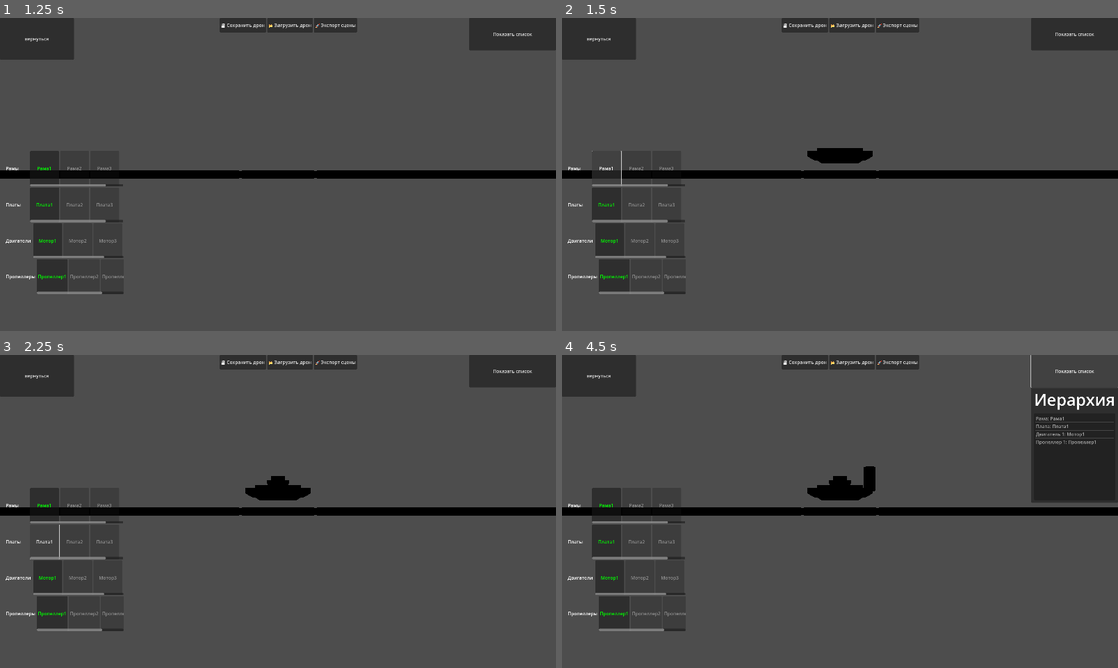
Above: before the commit, frames 1-4 (two rows, left to right).
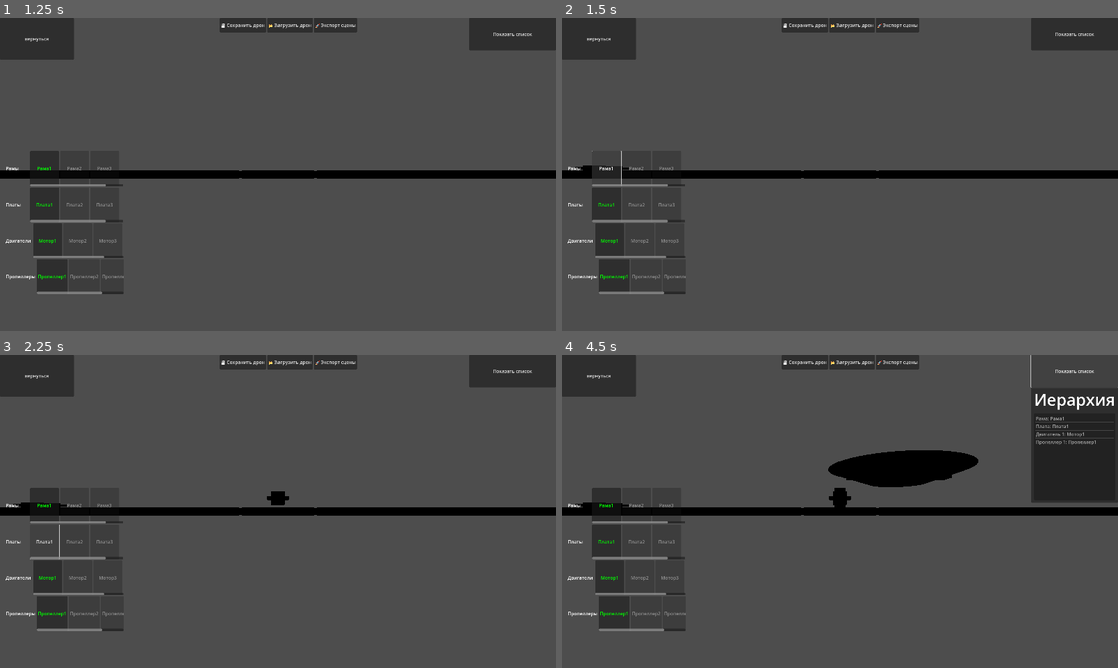
Above: after the commit, the same moments.

Repository: zxcGhoul228-ez/GodotDrone
Game: Godot game, scene res://main_scene.tscn
Two runs of this game, one before a commit and one after it. Both use one fixed random seed, a clock stepped at 60 frames per second and the inputs below.
Inputs:
- Up to frame 1 (1.25 s): click "Сборка дрона" at 0.5 s
- Up to frame 2 (1.5 s): click "Рама1" at 1.25 s
- Up to frame 3 (2.25 s): click "Плата1" at 2 s
- Up to frame 4 (4.5 s): click "Мотор1" at 2.75 s; click "Пропеллер1" at 3.5 s; click "Показать список" at 4.25 s

Frame 1 is identical in both runs. In frame 2, 0.6% of the frame differs, in the area x 2-56%, y 41-49%; in frame 3, 0.6%; in frame 4, 2.8%, in the area x 2-75%, y 30-49%.

Commit message:
меню создания дрона сделал

Diff:
--- a/create_drone/create_dron.gd
+++ b/create_drone/create_dron.gd
@@ -1,4 +1,3 @@
-
 extends Node3D
 
 # Ссылки на узлы
@@ -87,6 +86,13 @@
 
 # Для перетаскивания после создания кнопкой
 var component_created_by_button = null
+
+# Задержка для корректного позиционирования
+const DRAG_DELAY = 0.05
+
+# Границы перемещения (как у сетки)
+const BOUNDS_MIN = Vector3(-5, 0, -5)
+const BOUNDS_MAX = Vector3(5, 3, 5)
 
 @onready var camera_pivot = $CameraPivot
 @onready var camera = $CameraPivot/Camera3D
@@ -539,6 +545,20 @@
 
 	line_mesh.mesh = immediate_mesh
 	add_child(line_mesh)
+
+# Функция для проверки границ
+func is_position_within_bounds(position: Vector3) -> bool:
+	return (position.x >= BOUNDS_MIN.x and position.x <= BOUNDS_MAX.x and
+			position.y >= BOUNDS_MIN.y and position.y <= BOUNDS_MAX.y and
+			position.z >= BOUNDS_MIN.z and position.z <= BOUNDS_MAX.z)
+
+# Функция для ограничения позиции в пределах границ
+func clamp_position(position: Vector3) -> Vector3:
+	return Vector3(
+		clamp(position.x, BOUNDS_MIN.x, BOUNDS_MAX.x),
+		clamp(position.y, BOUNDS_MIN.y, BOUNDS_MAX.y),
+		clamp(position.z, BOUNDS_MIN.z, BOUNDS_MAX.z)
+	)
 
 func save_drone():
 	if not is_drone_complete():
@@ -888,6 +908,25 @@
 	if event is InputEventMouseMotion and is_dragging_component and dragged_component:
 		update_component_dragging(event.position)
 
+# Функция для центрирования мыши на элементе
+func center_mouse_on_component(component):
+	if not component or not is_instance_valid(component):
+		return
+
+	var viewport = get_viewport()
+	var camera = $CameraPivot/Camera3D
+
+	# Получаем позицию компонента в экранных координатах
+	var screen_pos = camera.unproject_position(component.global_position)
+
+	# Устанавливаем позицию мыши точно в центр компонента
+	Input.warp_mouse(screen_pos)
+
+	# Обновляем last_mouse_pos для корректной работы перетаскивания
+	last_mouse_pos = screen_pos
+
+	print("Мышь центрирована на компоненте: ", get_component_name(component), " позиция: ", screen_pos)
+
 # Обработка выбора в списке компонентов (для перетаскивания)
 func _on_component_list_item_selected(index: int):
 	var item_text = component_list.get_item_text(index)
@@ -916,6 +955,7 @@
 			if not drone_frame:
 				add_frame()
 				if drone_frame:
+					# Для списка используем текущую позицию мыши, а не центрирование
 					start_component_dragging(drone_frame, mouse_position)
 		"board":
 			if not drone_board and drone_frame:
@@ -926,12 +966,14 @@
 			if drone_frame and motors.size() < 4:
 				add_motor()
 				if motors.size() > 0:
-					start_component_dragging(motors[motors.size() - 1], mouse_position)
+					var new_motor = motors[motors.size() - 1]
+					start_component_dragging(new_motor, mouse_position)
 		"propeller":
 			if motors.size() > 0 and propellers.size() < motors.size():
 				add_propeller()
 				if propellers.size() > 0:
-					start_component_dragging(propellers[propellers.size() - 1], mouse_position)
+					var new_propeller = propellers[propellers.size() - 1]
+					start_component_dragging(new_propeller, mouse_position)
 
 	is_dragging_from_list = false
 	component_to_create_from_list = null
@@ -1036,42 +1078,20 @@
 	var from = camera.project_ray_origin(mouse_position)
 	var ray_dir = camera.project_ray_normal(mouse_position)
 
+	# Используем плоскость на уровне компонента (без поднятия)
 	var drag_plane = Plane(Vector3.UP, component.global_position.y)
 	var intersection = drag_plane.intersects_ray(from, from + ray_dir * 1000)
 
 	if intersection:
 		drag_offset = component.global_position - intersection
-
-	# Поднимаем компонент для визуального эффекта
-	component.global_position.y += 0.2
+	else:
+		# Если не нашли пересечение, используем нулевое смещение
+		drag_offset = Vector3.ZERO
 
 	print("🚀 Начато перетаскивание: ", get_component_name(component))
 
 # Обновляем позицию при перетаскивании
-func update_component_dragging(mouse_position):
-	if not dragged_component or not is_instance_valid(dragged_component):
-		stop_component_dragging()
-		return
-
-	var camera = $CameraPivot/Camera3D
-	var from = camera.project_ray_origin(mouse_position)
-	var ray_dir = camera.project_ray_normal(mouse_position)
-
-	var drag_plane = Plane(Vector3.UP, original_component_position.y + 0.2)
-	var intersection = drag_plane.intersects_ray(from, from + ray_dir * 1000)
-
-	if intersection:
-		var new_position = intersection + drag_offset
-		var delta = new_position - dragged_component.global_position
-		dragged_component.global_position = new_position
-
-		# Перемещаем дочерние компоненты
-		for child in child_offsets:
-			if is_instance_valid(child):
-				child.global_position += delta
-
-		# Автоматическая привязка
-		auto_snap_to_frame()
+
 
 # Автоматическая привязка к раме
 func auto_snap_to_frame():
@@ -1335,6 +1355,9 @@
 	else:
 		print("Неверный индекс пропеллера: ", index)
 
+
+# ... (весь предыдущий код остается без изменений до функций создания компонентов)
+
 func add_frame():
 	if not Global.is_component_available("frame", current_frame_type):
 		print("Рама '", current_frame_type, "' не доступна! Купите в магазине.")
@@ -1345,14 +1368,18 @@
 		if frame_prefab:
 			var new_frame = frame_prefab.instantiate()
 			components_container.add_child(new_frame)
-			new_frame.position = Vector3(0, 0.5, 0)
+
+			# Устанавливаем позицию под курсором без ограничений
+			var mouse_pos = get_viewport().get_mouse_position()
+			var world_pos = screen_to_world_position_unbounded(mouse_pos)
+			new_frame.position = world_pos
+
 			drone_frame = new_frame
 			print("Рама создана, тип: ", current_frame_type, " позиция: ", new_frame.position)
 			update_component_list()
 
-			# Начинаем перетаскивание сразу после создания
-			component_created_by_button = drone_frame
-			start_component_dragging(component_created_by_button, get_viewport().get_mouse_position())
+			# Немедленно начинаем перетаскивание
+			start_component_dragging(drone_frame, mouse_pos)
 		else:
 			print("Ошибка: префаб для рамы ", current_frame_type, " не найден!")
 	else:
@@ -1368,14 +1395,18 @@
 		if board_prefab:
 			var new_board = board_prefab.instantiate()
 			components_container.add_child(new_board)
-			new_board.position = drone_frame.position + Vector3(0, 0.2, 0)
+
+			# Устанавливаем позицию под курсором без ограничений
+			var mouse_pos = get_viewport().get_mouse_position()
+			var world_pos = screen_to_world_position_unbounded(mouse_pos)
+			new_board.position = world_pos
+
 			drone_board = new_board
 			print("Плата создана, тип: ", current_board_type, " позиция: ", new_board.position)
 			update_component_list()
 
-			# Начинаем перетаскивание сразу после создания
-			component_created_by_button = drone_board
-			start_component_dragging(component_created_by_button, get_viewport().get_mouse_position())
+			# Немедленно начинаем перетаскивание
+			start_component_dragging(drone_board, mouse_pos)
 		else:
 			print("Ошибка: префаб для платы ", current_board_type, " не найден!")
 	else:
@@ -1392,21 +1423,17 @@
 			var new_motor = motor_prefab.instantiate()
 			components_container.add_child(new_motor)
 
-			var motor_positions = [
-				Vector3(1, 0.2, 1),
-				Vector3(-1, 0.2, 1),
-				Vector3(1, 0.2, -1),
-				Vector3(-1, 0.2, -1)
-			]
-
-			new_motor.position = drone_frame.position + motor_positions[motors.size()]
+			# Устанавливаем позицию под курсором без ограничений
+			var mouse_pos = get_viewport().get_mouse_position()
+			var world_pos = screen_to_world_position_unbounded(mouse_pos)
+			new_motor.position = world_pos
+
 			motors.append(new_motor)
 			print("Двигатель создан, тип: ", current_motor_type, " позиция: ", new_motor.position)
 			update_component_list()
 
-			# Начинаем перетаскивание сразу после создания
-			component_created_by_button = new_motor
-			start_component_dragging(component_created_by_button, get_viewport().get_mouse_position())
+			# Немедленно начинаем перетаскивание
+			start_component_dragging(new_motor, mouse_pos)
 		else:
 			print("Ошибка: префаб для мотора ", current_motor_type, " не найден!")
 	else:
@@ -1423,16 +1450,107 @@
 			var new_propeller = propeller_prefab.instantiate()
 			components_container.add_child(new_propeller)
 
-			var motor_index = propellers.size()
-			new_propeller.position = motors[motor_index].position + Vector3(0, 0.3, 0)
+			# Устанавливаем позицию под курсором без ограничений
+			var mouse_pos = get_viewport().get_mouse_position()
+			var world_pos = screen_to_world_position_unbounded(mouse_pos)
+			new_propeller.position = world_pos
+
 			propellers.append(new_propeller)
 			print("Пропеллер создан, тип: ", current_propeller_type, " позиция: ", new_propeller.position)
 			update_component_list()
 
-			# Начинаем перетаскивание сразу после создания
-			component_created_by_button = new_propeller
-			start_component_dragging(component_created_by_button, get_viewport().get_mouse_position())
+			# Немедленно начинаем перетаскивание
+			start_component_dragging(new_propeller, mouse_pos)
 		else:
 			print("Ошибка: префаб для пропеллера ", current_propeller_type, " не найден!")
 	else:
 		print("Не могу создать пропеллер: ", "нет двигателей" if motors.size() == 0 else "у всех двигателей уже есть пропеллеры")
+
+# Функция для преобразования экранных координат в мировые БЕЗ ограничений
+func screen_to_world_position_unbounded(screen_pos: Vector2) -> Vector3:
+	var camera = $CameraPivot/Camera3D
+	var from = camera.project_ray_origin(screen_pos)
+	var ray_dir = camera.project_ray_normal(screen_pos)
+
+	# Используем плоскость на уровне сетки (y=0.5)
+	var drag_plane = Plane(Vector3.UP, 0.5)
+	var intersection = drag_plane.intersects_ray(from, from + ray_dir * 1000)
+
+	if intersection:
+		return intersection  # Возвращаем позицию без ограничений
+	else:
+		return Vector3(0, 0.5, 0)
+
+# Обновляем функцию перетаскивания для работы с границами
+
+# ... (весь предыдущий код остается без изменений до функции update_component_dragging)
+
+# Обновляем функцию перетаскивания для работы с границами
+func update_component_dragging(mouse_position):
+	if not dragged_component or not is_instance_valid(dragged_component):
+		stop_component_dragging()
+		return
+
+	var camera = $CameraPivot/Camera3D
+	var from = camera.project_ray_origin(mouse_position)
+	var ray_dir = camera.project_ray_normal(mouse_position)
+
+	# Используем плоскость на уровне оригинальной позиции компонента
+	var drag_plane = Plane(Vector3.UP, original_component_position.y)
+	var intersection = drag_plane.intersects_ray(from, from + ray_dir * 1000)
+
+	if intersection:
+		var new_position = intersection + drag_offset
+		# Сохраняем оригинальную высоту Y
+		new_position.y = original_component_position.y
+
+		# Если перетаскиваем раму - ограничиваем всю конструкцию как единое целое
+		if get_component_type(dragged_component) == "frame":
+			# Для рамы проверяем, можно ли переместить всю конструкцию
+			var can_move = true
+			var delta = new_position - dragged_component.global_position
+
+			# Проверяем все дочерние компоненты на выход за границы
+			for child in child_offsets:
+				if is_instance_valid(child):
+					var child_new_position = child.global_position + delta
+					if not is_position_within_bounds(child_new_position):
+						can_move = false
+						break
+
+			# Если вся конструкция может переместиться - перемещаем все
+			if can_move:
+				dragged_component.global_position = new_position
+				for child in child_offsets:
+					if is_instance_valid(child):
+						var child_new_position = child.global_position + delta
+						child_new_position.y = original_component_position.y + child_offsets[child].y
+						child.global_position = child_new_position
+			else:
+				# Если нельзя переместить всю конструкцию - не перемещаем ничего
+				pass
+		else:
+			# Для остальных компонентов ограничиваем позицию в пределах границ
+			new_position = clamp_position(new_position)
+			var delta = new_position - dragged_component.global_position
+			dragged_component.global_position = new_position
+
+			# Перемещаем дочерние компоненты (например, пропеллер для мотора)
+			for child in child_offsets:
+				if is_instance_valid(child):
+					var child_new_position = child.global_position + delta
+					child_new_position.y = original_component_position.y + child_offsets[child].y
+					child_new_position = clamp_position(child_new_position)
+					child.global_position = child_new_position
+
+		# Автоматическая привязка
+		auto_snap_to_frame()
+
+# ... (остальной код остается без изменений)
+
+# Функция для проверки, находится ли позиция за границами
+func is_out_of_bounds(position: Vector3) -> bool:
+	return (position.x < BOUNDS_MIN.x or position.x > BOUNDS_MAX.x or
+			position.z < BOUNDS_MIN.z or position.z > BOUNDS_MAX.z)
+
+# ... (остальной код остается без изменений)
